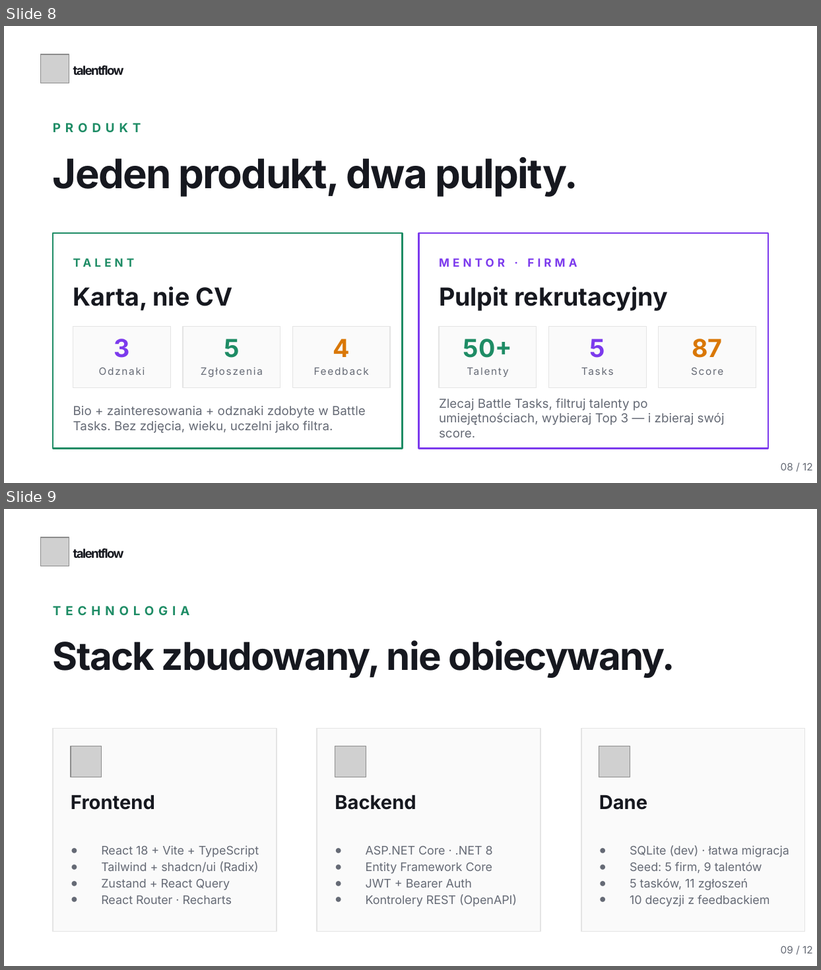
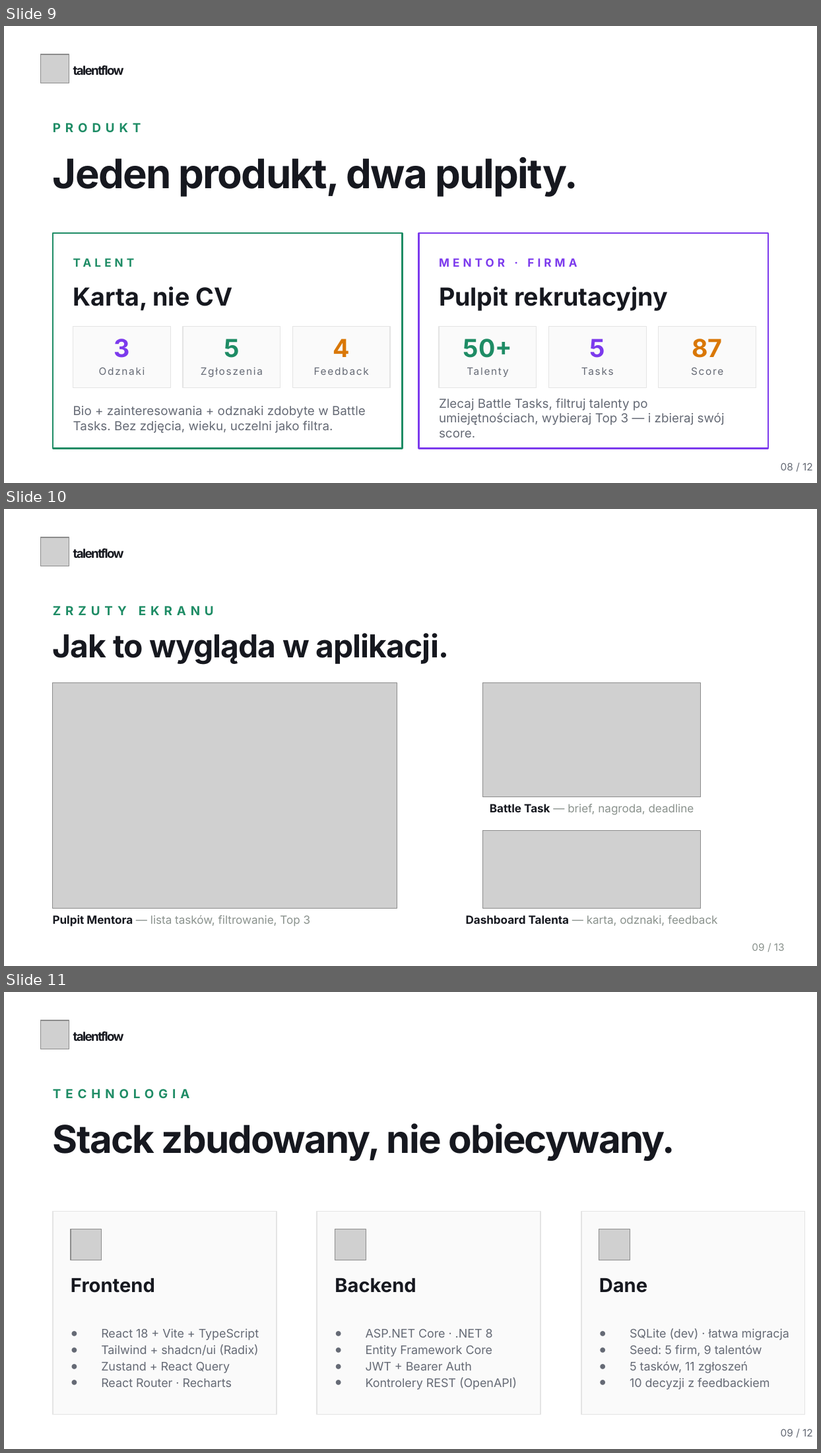
Before and after one commit to Hubertcior/TalentFlow, a slide deck: talentflow_pitch.pptx. Shown one above the other, each under a label of ours: slides 8 and 9 before the commit, slides 9, 10 and 11 after it. The pictures are 821x970 and 821x1453 pixels, drawn with LibreOffice and Linux fonts; fonts in the diff are those of the drawing; grey boxes stand for pictures. Boxes give left, top, right and bottom in pixels: in the first picture for what was removed or moved away, otherwise in the second. Text is boxed around its words. In the diff, an @@ line names an element or a change of style, - is before the commit and + after.

```diff
--- a/talentflow_pitch.pptx
+++ b/talentflow_pitch.pptx
@@ slide 10 added at box(4, 509, 817, 966), background #FFFFFF @@
@@ picture added at box(40, 537, 69, 566) @@
@@ text added at box(73, 548, 124, 558), 11 pt, text #16181F, bold @@
+talentflow
@@ text added at box(53, 606, 214, 615), 11 pt, text #1E8C65, bold @@
+ZRZUTY EKRANU
@@ text added at box(53, 633, 449, 665), 28 pt, text #16181F, bold @@
+Jak to wygląda w aplikacji.
@@ picture added at box(53, 683, 397, 909) @@
@@ picture added at box(483, 683, 701, 797) @@
@@ text added at box(490, 804, 694, 815), 10 pt, text #8A928D @@
+Battle Task — brief, nagroda, deadline
@@ picture added at box(483, 831, 701, 909) @@
@@ text added at box(53, 916, 311, 927), 10 pt, text #8A928D @@
+Pulpit Mentora — lista tasków, filtrowanie, Top 3
@@ text added at box(466, 916, 717, 926), 10 pt, text #8A928D @@
+Dashboard Talenta — karta, odznaki, feedback
@@ text added at box(752, 944, 785, 951), 9 pt, text #8A928D @@
+09 / 13
@@ what was slide 8 is now slide 9 @@
@@ what was slide 9 is now slide 11 @@
```
Also in this commit, not shown: 2 slides changed, 1 other slide added.
